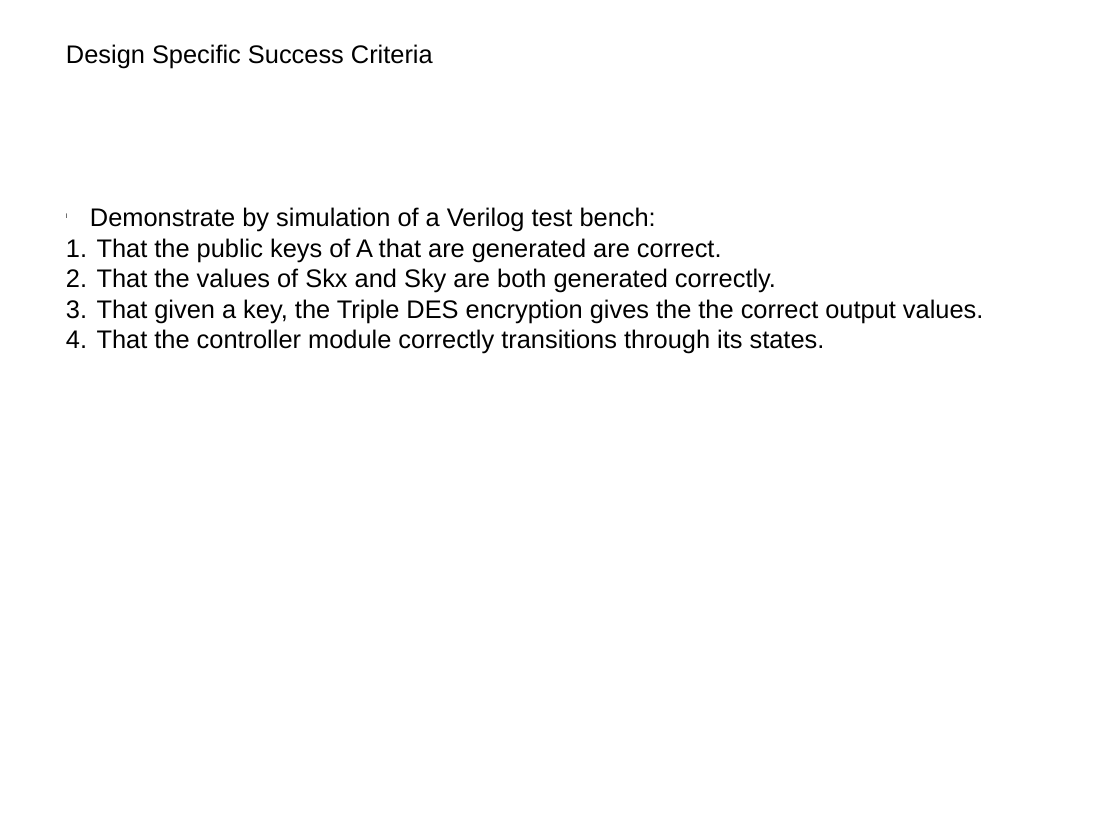
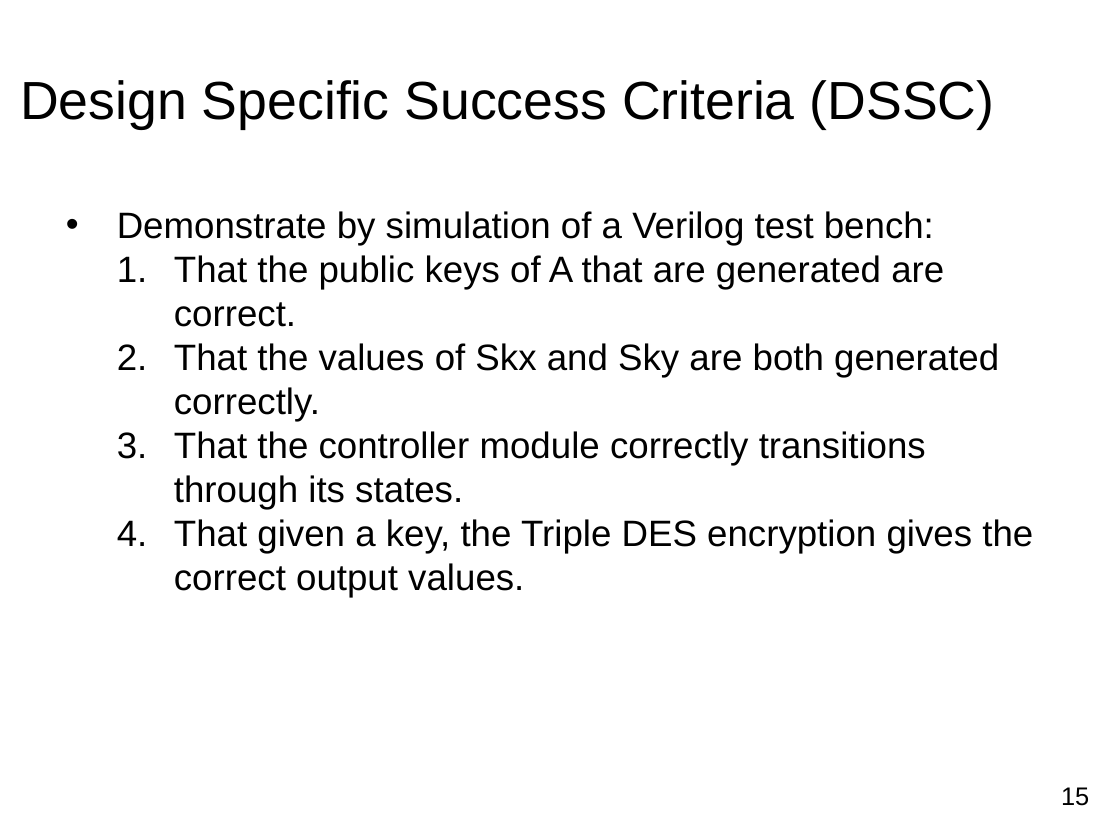
Before and after one commit to xzha/ECCDH3DES, a slide deck: slide 15 of docs/Final Presentation.pptx (slide 8 before the commit). Drawn at 1120x840 pixels with LibreOffice and Linux fonts; fonts in the diff are those of the drawing; background and template pictures are left out. Boxes give left, top, right and bottom in pixels: in the first picture for what was removed or moved away, otherwise in the second. Text is boxed around its words. In the diff, an @@ line names an element or a change of style, - is before the commit and + after.

```diff
--- a/docs/Final Presentation.pptx
+++ b/docs/Final Presentation.pptx
@@ text at (20, 80, 995, 129): text changed; size 18 to 38 pt @@
-Design Specific Success Criteria
+Design Specific Success Criteria (DSSC)
@@ text at (117, 211, 999, 509): size 18 to 26 pt in "Demonstrate by simulation of a Verilog test ...", "That the public keys of A that ...", "That the values of Skx and Sky ...", "That the controller module correctly transitions through ..."; bullet l to •; list level 1 to 2 in "That the public keys of ..."; list level 1 to 2 in "That the values of Skx ..."; list level 1 to 2 in "That the controller module correctly ..." @@
@@ text at (97, 299, 983, 323): paragraph removed @@
-3. That given a key, the Triple DES encryption gives the the correct output values.
@@ text at (174, 519, 1033, 597): paragraph added @@
+  4. That given a key, the Triple DES encryption gives the correct output values.
@@ text added at (1061, 787, 1089, 806), 18 pt, text #000000 @@
+15
```
Also in this commit, not shown: 24 other slides changed, 17 slides added, 6 slides removed, 1 other file.
